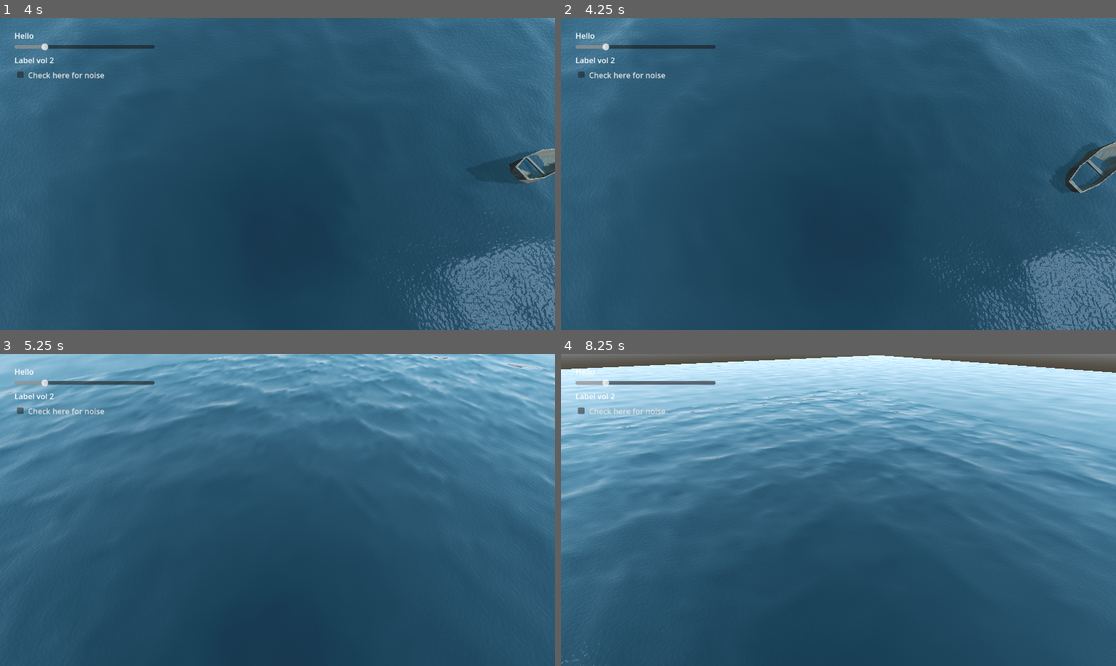
Above: before the commit, frames 1-4 (two rows, left to right).
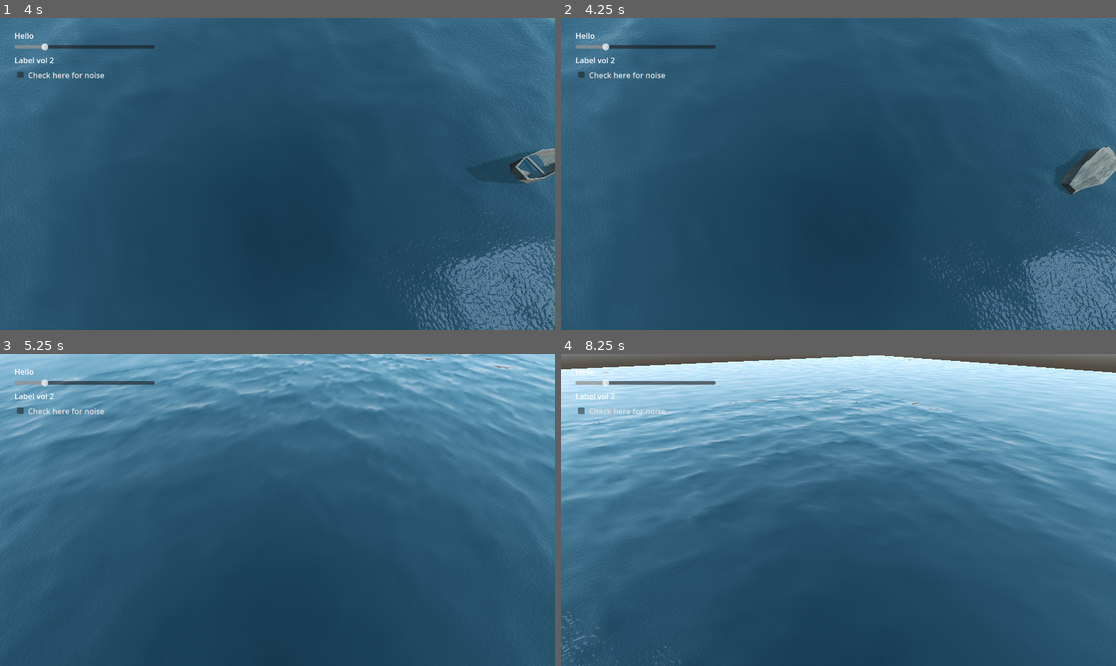
Above: after the commit, the same moments.

Repository: D0V4HKIIN/cs-341-computer-graphics-project
Game: Godot game, scene res://Main.tscn
Two runs of this game, one before a commit and one after it. Both use one fixed random seed, a clock stepped at 60 frames per second and the inputs below.
Inputs (mouse positions are in pixels of both pictures, inside the frame that each line leads up to):
- Up to frame 1 (4 s): move the mouse to (399, 158) at 0.52 s; press the mouse at (399, 158) at 0.53 s; hold Right (boat_right) 0.53-1.28 s; move the mouse to (166, 189) at 1.27 s; release the mouse at (166, 189) at 1.28 s; hold Down (boat_back) 1.28-2.03 s; click (166, 189) at 1.35 s; move the mouse to (333, 105) at 2.02 s; press the mouse at (333, 105) at 2.03 s; hold Right (boat_right) 2.03-2.78 s; move the mouse to (249, 236) at 2.77 s; release the mouse at (249, 236) at 2.78 s; hold Up (boat_forward) 2.78-3.53 s; click (249, 236) at 2.85 s; move the mouse to (444, 220) at 3.52 s; press the mouse at (444, 220) at 3.53 s; hold Left (boat_left) from 3.53 s (still down)
- Up to frame 2 (4.25 s): keep holding Left (boat_left); tap R (boat_reset, bound only after the commit) at 4.15 s
- Up to frame 3 (5.25 s): move the mouse to (111, 463) at 4.27 s; release the mouse at (111, 463) at 4.28 s; click (111, 463) at 4.35 s; move the mouse to (305, 510) at 5.02 s; release Left (boat_left) at 5.03 s; press the mouse at (305, 510) at 5.03 s; hold Down (boat_back) from 5.03 s (still down)
- Up to frame 4 (8.25 s): move the mouse to (755, 432) at 5.77 s; release Down (boat_back) at 5.78 s; release the mouse at (755, 432) at 5.78 s; hold Right (boat_right) 5.78-6.53 s; click (755, 432) at 5.85 s; move the mouse to (960, 494) at 6.52 s; press the mouse at (960, 494) at 6.53 s; hold Up (boat_forward) 6.53-7.28 s; move the mouse to (727, 525) at 7.27 s; release the mouse at (727, 525) at 7.28 s; hold Right (boat_right) 7.28-8.03 s; click (727, 525) at 7.35 s; move the mouse to (894, 441) at 8.02 s; press the mouse at (894, 441) at 8.03 s; hold Down (boat_back) from 8.03 s (still down)

Frame 1 is identical in both runs. In frame 2, 0.8% of the frame differs, in the area x 89-100%, y 39-57%; in frame 3, 5.2%; in frame 4, 7.4%, in the area x 0-100%, y 0-100%.

Commit message:
rest boat + moved code to ocean + noise_frequency

Diff:
--- a/seas-341_captain_hooks_black_pearl/Boat.gd
+++ b/seas-341_captain_hooks_black_pearl/Boat.gd
@@ -11,63 +11,19 @@
 
 @onready var floaters = $floaters.get_children()
 
-@export var water_noise : NoiseTexture2D;
-var noise : Image
-var height_scale = 2;
+@onready var ocean = $"../Ocean"
 
 # Called when the node enters the scene tree for the first time.
 func _ready():
-	var ocean = $"../Ocean"
-	ocean.createOcean();
-	await water_noise.changed
-	noise = water_noise.get_image();
-	print(water_noise);
+	pass
 
-
-var time = 0.0;
 var submerged = false;
-
-# Called every frame. 'delta' is the elapsed time since the previous frame.
-func _process(delta):
-	time += delta
-
-	var tree = get_tree();
-	for water in tree.get_nodes_in_group("Water"):
-		water.get_active_material(0).set("shader_parameter/cpu_time", time);
-
-	var scale_param = tree.get_first_node_in_group("Water").get_active_material(0).get("shader_parameter/height_scale");
-
-	if scale_param != null:
-		height_scale = scale_param;
-
-func wave(position):
-	var uv_x = wrapf(position.x / 10.0, 0, 1)
-	var uv_y = wrapf(position.y / 10.0, 0, 1)
-	var pixel_pos = Vector2(uv_x * noise.get_width(), uv_y * noise.get_height())
-
-	position += Vector2.ONE * (noise.get_pixelv(pixel_pos).r * 2.0 - 1.0);
-
-	var wv = Vector2.ONE - Vector2(abs(sin(position.x)), abs(sin(position.y)));
-	return pow(1.0 - pow(wv.x * wv.y, 0.65), 4.0);
-
-
-func noise_height(position, time):
-	var d = wave((position + Vector2.ONE * time) * 0.4) * 0.3;
-	d += wave((position - Vector2.ONE * time) * 0.3) * 0.3;
-	d += wave((position + Vector2.ONE * time) * 0.5) * 0.2;
-	d += wave((position - Vector2.ONE * time) * 0.6) * 0.2;
-	return d * height_scale;
-
-
-func get_water_height(pos):
-	return noise_height(pos, time);
-
 var boat_position_in_water = Vector2(0.0, 0.0);
 
 func _physics_process(delta):
-	if(noise == null):
-		print(noise)
-		return
+	if Input.is_action_just_pressed("boat_reset"):
+		rotation = Vector3(PI, rotation.y, rotation.z);
+
 	# Get the input direction and handle the movement/deceleration.
 	var input_dir = Input.get_vector("boat_forward", "boat_back", "boat_left", "boat_right").normalized()
 
@@ -87,8 +43,8 @@
 	# buoyancy approximation
 	submerged = false
 	for floater in floaters:
-		var floater_tex_position = Vector2(floater.global_position.x, floater.global_position.z) / 2  + Vector2.ONE * time * 0.05 + boat_position_in_water;
-		var depth = get_water_height(floater_tex_position) - floater.global_position.y
+		var floater_tex_position = Vector2(floater.global_position.x, floater.global_position.z) / 2  + Vector2.ONE * ocean.cpu_time * 0.05 + boat_position_in_water;
+		var depth = ocean.get_water_height(floater_tex_position) - floater.global_position.y
 		if depth > 0:
 			submerged = true
 			apply_force(Vector3.UP * float_force * gravity * sqrt(depth), floater.global_position - global_position)
--- a/seas-341_captain_hooks_black_pearl/Boat.tscn
+++ b/seas-341_captain_hooks_black_pearl/Boat.tscn
@@ -1,7 +1,6 @@
-[gd_scene load_steps=5 format=3 uid="uid://dauvp4g2i071q"]
+[gd_scene load_steps=4 format=3 uid="uid://dauvp4g2i071q"]
 
 [ext_resource type="Script" path="res://Boat.gd" id="1_gtp0f"]
-[ext_resource type="Texture2D" uid="uid://dxnyny0nas3wa" path="res://water_noise.tres" id="2_1r42p"]
 [ext_resource type="ArrayMesh" uid="uid://bomnupby41ikr" path="res://boat.obj" id="2_bscb6"]
 
 [sub_resource type="BoxShape3D" id="BoxShape3D_ahewb"]
@@ -10,7 +9,6 @@
 [node name="boat" type="RigidBody3D"]
 mass = 100.0
 script = ExtResource("1_gtp0f")
-water_noise = ExtResource("2_1r42p")
 
 [node name="CollisionShape3D" type="CollisionShape3D" parent="."]
 shape = SubResource("BoxShape3D_ahewb")
--- a/seas-341_captain_hooks_black_pearl/Main.tscn
+++ b/seas-341_captain_hooks_black_pearl/Main.tscn
@@ -34,16 +34,11 @@
 SHIFT_MULTIPLIER = 4.0
 SPEED = 4
 
+[node name="Ocean" parent="." instance=ExtResource("4_f5de0")]
+transform = Transform3D(6, 0, 0, 0, 1, 0, 0, 0, 6, 0, 0, 0)
+
 [node name="Boat" parent="." instance=ExtResource("3_jaqp4")]
 transform = Transform3D(1, 0, 0, 0, 1, 0, 0, 0, 1, 0.230931, 1.33139, 0.0293784)
-float_force = 55
-water_drag = 0.05
-water_angular_drag = 0.05
-SPEED = 0.1
-ROTATION_SPEED = 0.02
-
-[node name="Ocean" parent="." instance=ExtResource("4_f5de0")]
-transform = Transform3D(6, 0, 0, 0, 1, 0, 0, 0, 6, 0, 0, 0)
 
 [node name="Panel" type="Panel" parent="."]
 visible = false
--- a/seas-341_captain_hooks_black_pearl/Ocean.gd
+++ b/seas-341_captain_hooks_black_pearl/Ocean.gd
@@ -10,7 +10,6 @@
 # Random
 var rng = RandomNumberGenerator.new();
 var random_number_xi;
-
 
 
 # creates a bunch of water tiles and sets the position, subdivision and scale
@@ -34,8 +33,68 @@
 		waterInstance.set_scale(Vector3(tileScale, 1.0, tileScale)); # Ignore Y value because planes are 2d
 
 		waterInstance.add_to_group("Water"); # to get the water meshes in the ui
+
+# Water shader varialbes
+var water_noise : NoiseTexture2D;
+var noise : Image
+var height_scale = 1;
+var noise_frequency = 1;
+
+func update_variables():
+	print("updating variables");
+	var tree = get_tree();
+	var material = tree.get_first_node_in_group("Water").get_active_material(0);
+
+	# noise_frequency
+	noise_frequency = material.get("shader_parameter/noise_frequency");
+
+	# height_scale
+	height_scale = material.get("shader_parameter/height_scale");
+
+	# noise texture
+	water_noise = material.get("shader_parameter/noise");
+	await water_noise.changed
+	noise = water_noise.get_image();
+
 # called when scene is instanciated
 func _ready():
 	seed(1);
 	random_number_xi = rng.randfn();
-	#createOcean();
+
+	createOcean();
+
+	update_variables();
+
+var cpu_time = 0.0;
+func _process(delta):
+	# compute time so that it's the same in cpu and gpu
+	cpu_time += delta
+
+	# set cpu_time
+	var tree = get_tree();
+	for water in tree.get_nodes_in_group("Water"):
+		water.get_active_material(0).set("shader_parameter/cpu_time", cpu_time);
+
+func wave(pos):
+	var uv_x = wrapf(pos.x * noise_frequency, 0, 1)
+	var uv_y = wrapf(pos.y * noise_frequency, 0, 1)
+	var pixel_pos = Vector2(uv_x * noise.get_width(), uv_y * noise.get_height())
+
+	pos += Vector2.ONE * (noise.get_pixelv(pixel_pos).r * 2.0 - 1.0);
+
+	var wv = Vector2.ONE - Vector2(abs(sin(pos.x)), abs(sin(pos.y)));
+	return pow(1.0 - pow(wv.x * wv.y, 0.65), 4.0);
+
+
+func noise_height(pos, time):
+	var d = wave((pos + Vector2.ONE * time) * 0.4) * 0.3;
+	d += wave((pos - Vector2.ONE * time) * 0.3) * 0.3;
+	d += wave((pos + Vector2.ONE * time) * 0.5) * 0.2;
+	d += wave((pos - Vector2.ONE * time) * 0.6) * 0.2;
+	return d * height_scale;
+
+
+func get_water_height(pos):
+	if(noise == null):
+		return 0;
+	return noise_height(pos, cpu_time);
--- a/seas-341_captain_hooks_black_pearl/project.godot
+++ b/seas-341_captain_hooks_black_pearl/project.godot
@@ -61,25 +61,30 @@
 boat_forward={
 "deadzone": 0.5,
 "events": [Object(InputEventKey,"resource_local_to_scene":false,"resource_name":"","device":-1,"window_id":0,"alt_press …(182 unchanged characters)…
-, Object(InputEventKey,"resource_local_to_scene":false,"resource_name":"","device":-1,"window_id":0,"alt_pressed":false,"shift_pressed":false,"ctrl_pressed":false,"meta_pressed":false,"pressed":false,"keycode":0,"physical_keycode":79,"key_label":0,"unicode":111,"echo":false,"script":null)
+, Object(InputEventKey,"resource_local_to_scene":false,"resource_name":"","device":-1,"window_id":0,"alt_pressed":false,"shift_pressed":false,"ctrl_pressed":false,"meta_pressed":false,"pressed":false,"keycode":0,"physical_keycode":73,"key_label":0,"unicode":105,"echo":false,"script":null)
 ]
 }
 boat_back={
 "deadzone": 0.5,
 "events": [Object(InputEventKey,"resource_local_to_scene":false,"resource_name":"","device":-1,"window_id":0,"alt_press …(182 unchanged characters)…
-, Object(InputEventKey,"resource_local_to_scene":false,"resource_name":"","device":-1,"window_id":0,"alt_pressed":false,"shift_pressed":false,"ctrl_pressed":false,"meta_pressed":false,"pressed":false,"keycode":0,"physical_keycode":76,"key_label":0,"unicode":108,"echo":false,"script":null)
+, Object(InputEventKey,"resource_local_to_scene":false,"resource_name":"","device":-1,"window_id":0,"alt_pressed":false,"shift_pressed":false,"ctrl_pressed":false,"meta_pressed":false,"pressed":false,"keycode":0,"physical_keycode":75,"key_label":0,"unicode":107,"echo":false,"script":null)
 ]
 }
 boat_right={
 "deadzone": 0.5,
 "events": [Object(InputEventKey,"resource_local_to_scene":false,"resource_name":"","device":-1,"window_id":0,"alt_press …(182 unchanged characters)…
-, Object(InputEventKey,"resource_local_to_scene":false,"resource_name":"","device":-1,"window_id":0,"alt_pressed":false,"shift_pressed":false,"ctrl_pressed":false,"meta_pressed":false,"pressed":false,"keycode":0,"physical_keycode":59,"key_label":0,"unicode":59,"echo":false,"script":null)
+, Object(InputEventKey,"resource_local_to_scene":false,"resource_name":"","device":-1,"window_id":0,"alt_pressed":false,"shift_pressed":false,"ctrl_pressed":false,"meta_pressed":false,"pressed":false,"keycode":0,"physical_keycode":76,"key_label":0,"unicode":108,"echo":false,"script":null)
 ]
 }
 boat_left={
 "deadzone": 0.5,
 "events": [Object(InputEventKey,"resource_local_to_scene":false,"resource_name":"","device":-1,"window_id":0,"alt_press …(182 unchanged characters)…
-, Object(InputEventKey,"resource_local_to_scene":false,"resource_name":"","device":-1,"window_id":0,"alt_pressed":false,"shift_pressed":false,"ctrl_pressed":false,"meta_pressed":false,"pressed":false,"keycode":0,"physical_keycode":75,"key_label":0,"unicode":107,"echo":false,"script":null)
+, Object(InputEventKey,"resource_local_to_scene":false,"resource_name":"","device":-1,"window_id":0,"alt_pressed":false,"shift_pressed":false,"ctrl_pressed":false,"meta_pressed":false,"pressed":false,"keycode":0,"physical_keycode":74,"key_label":0,"unicode":106,"echo":false,"script":null)
+]
+}
+boat_reset={
+"deadzone": 0.5,
+"events": [Object(InputEventKey,"resource_local_to_scene":false,"resource_name":"","device":-1,"window_id":0,"alt_pressed":false,"shift_pressed":false,"ctrl_pressed":false,"meta_pressed":false,"pressed":false,"keycode":0,"physical_keycode":82,"key_label":0,"unicode":114,"echo":false,"script":null)
 ]
 }
 
--- a/seas-341_captain_hooks_black_pearl/settings2.gd
+++ b/seas-341_captain_hooks_black_pearl/settings2.gd
@@ -1,4 +1,6 @@
 extends Control
+
+@onready var ocean = $"../Ocean"
 
 # Called when the node enters the scene tree for the first time.
 func _ready():
@@ -12,6 +14,7 @@
 func _on_h_slider_value_changed(value):
 	for water in get_tree().get_nodes_in_group("Water"):
 		water.get_active_material(0).set("shader_parameter/height_scale", value);
+	ocean.update_variables();
 
 
 func _on_check_box_toggled(button_pressed):
--- a/seas-341_captain_hooks_black_pearl/water_noise_based.gdshader
+++ b/seas-341_captain_hooks_black_pearl/water_noise_based.gdshader
@@ -1,9 +1,12 @@
 shader_type spatial;
 render_mode specular_toon;
 
-uniform float height_scale = 2.0;
 uniform vec2 water_displacement; // to simulate the water without actually moving the boat
 uniform float cpu_time; // so that we have the same time in gpu and cpu
+
+// variables that affect the water
+uniform float height_scale;
+uniform float noise_frequency;
 
 uniform sampler2D noise;
 uniform sampler2D normalmap;
@@ -15,7 +18,8 @@
 varying vec2 vertex_pos;
 
 float wave(vec2 position){
-	position += texture(noise, position / 10.0).x * 2.0 - 1.0;
+	// * 2.0 - 1.0 to make it in [-1, 1]
+	position += texture(noise, position * noise_frequency).x * 2.0 - 1.0;
 	vec2 wv = 1.0 - abs(sin(position));
 	return pow(1.0 - pow(wv.x * wv.y, 0.65), 4.0);
 }
--- a/seas-341_captain_hooks_black_pearl/water_noise_based_material.tres
+++ b/seas-341_captain_hooks_black_pearl/water_noise_based_material.tres
@@ -14,8 +14,9 @@
 [resource]
 render_priority = 0
 shader = ExtResource("1_whmqm")
+shader_parameter/water_displacement = Vector2(0, 0)
+shader_parameter/cpu_time = 76.9473
 shader_parameter/height_scale = 2.0
-shader_parameter/water_displacement = null
-shader_parameter/cpu_time = null
+shader_parameter/noise_frequency = 0.1
 shader_parameter/noise = ExtResource("2_1yapn")
 shader_parameter/normalmap = SubResource("NoiseTexture2D_dktfb")
Empty file removed: seas-341_captain_hooks_black_pearl/water.gdshader
